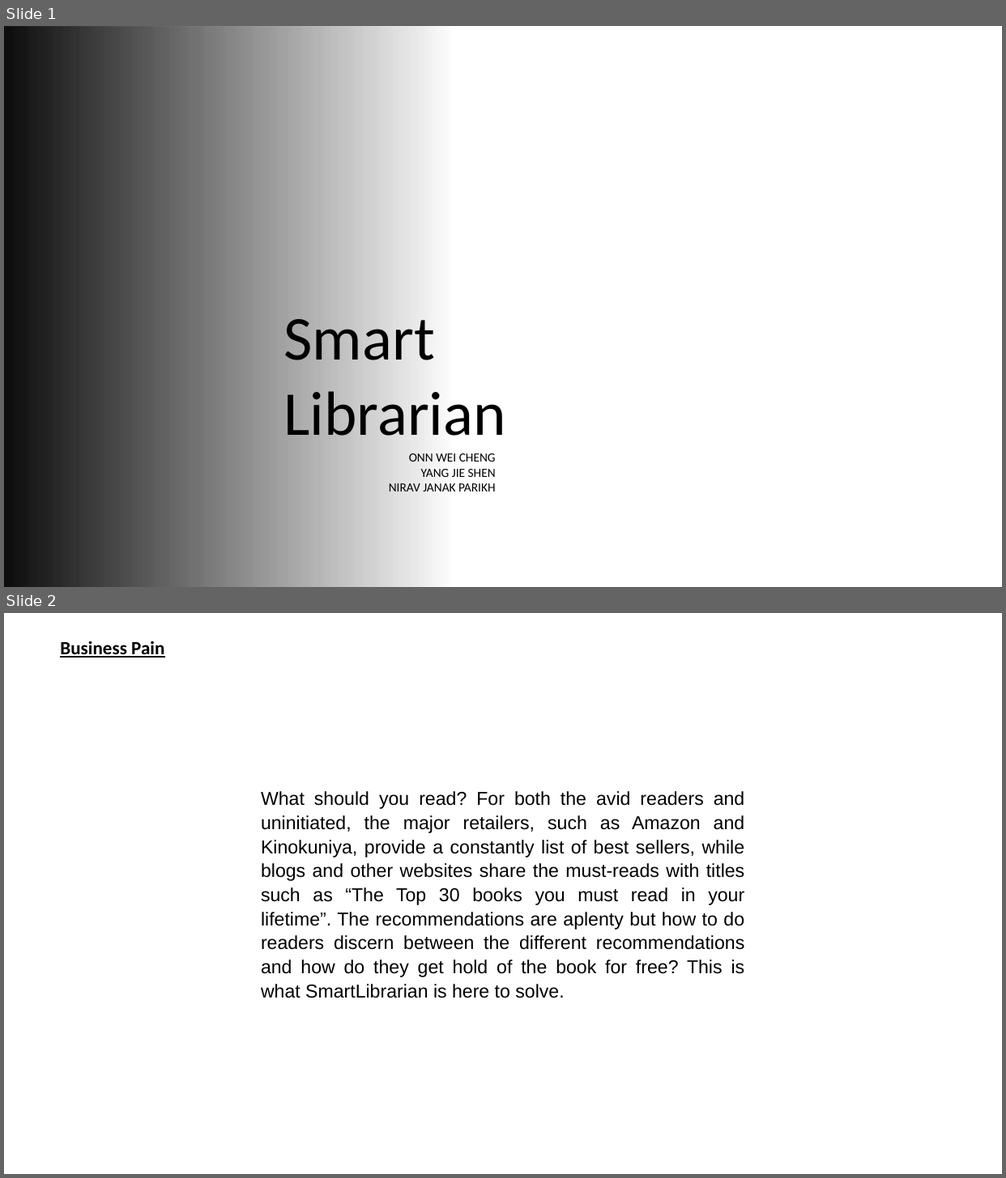
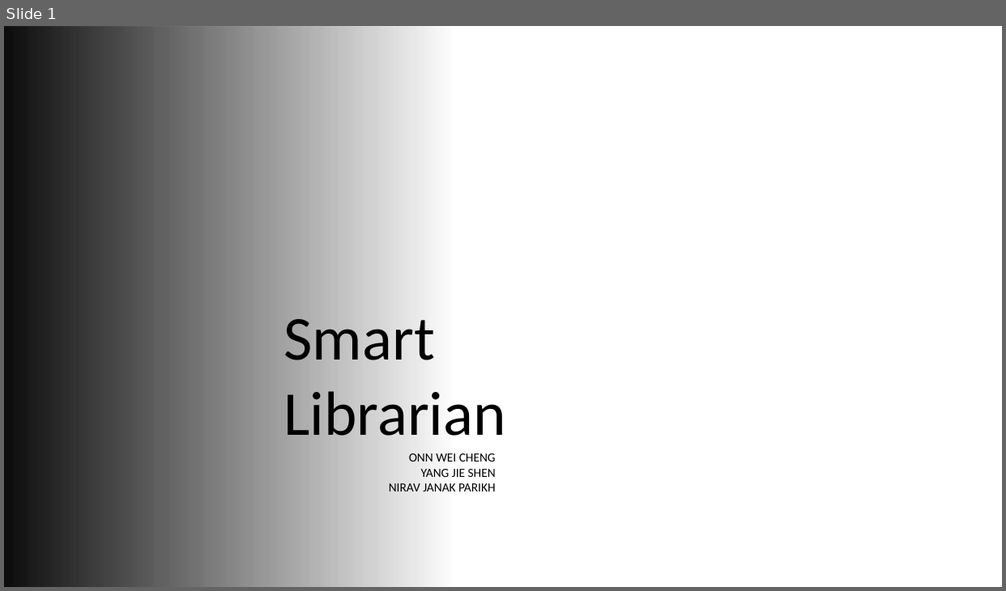
Before and after one commit to AftTheRain/ISA-PM-IPA-2021-01-09-IS02PT-GRP-SmartLibrarian, a slide deck: Video/ISS IPA PROJECT PRESENTATION - PROMOTIONAL VIDEO.pptx. Shown one above the other, each under a label of ours: slides 1 and 2 before the commit, slide 1 after it. The pictures are 1006x1178 and 1006x591 pixels, drawn with LibreOffice and Linux fonts; fonts in the diff are those of the drawing; background and template pictures are left out. Boxes give left, top, right and bottom in pixels: in the first picture for what was removed or moved away, otherwise in the second. Text is boxed around its words. In the diff, an @@ line names an element or a change of style, - is before the commit and + after.

```diff
--- a/Video/ISS IPA PROJECT PRESENTATION - PROMOTIONAL VIDEO.pptx
+++ b/Video/ISS IPA PROJECT PRESENTATION - PROMOTIONAL VIDEO.pptx
@@ slide 2 removed at (4,613,1002,1174), background #FFFFFF @@
@@ text removed at (60,641,164,658) @@
-Business Pain
@@ text removed at (261,791,745,999) @@
-What should you read? For both the avid readers and uninitiated, the major retailers, such as Amazon and Kinokuniya, provide a constantly list of best sellers, while blogs and other websites share the must-reads with titles such as “The Top 30 books you must read in your lifetime”. The recommendations are aplenty but how to do readers discern between the different recommendations and how do they get hold of the book for free? This is what SmartLibrarian is here to solve.
```
Also in this commit, not shown: 4 slides changed, 1 slide added.
